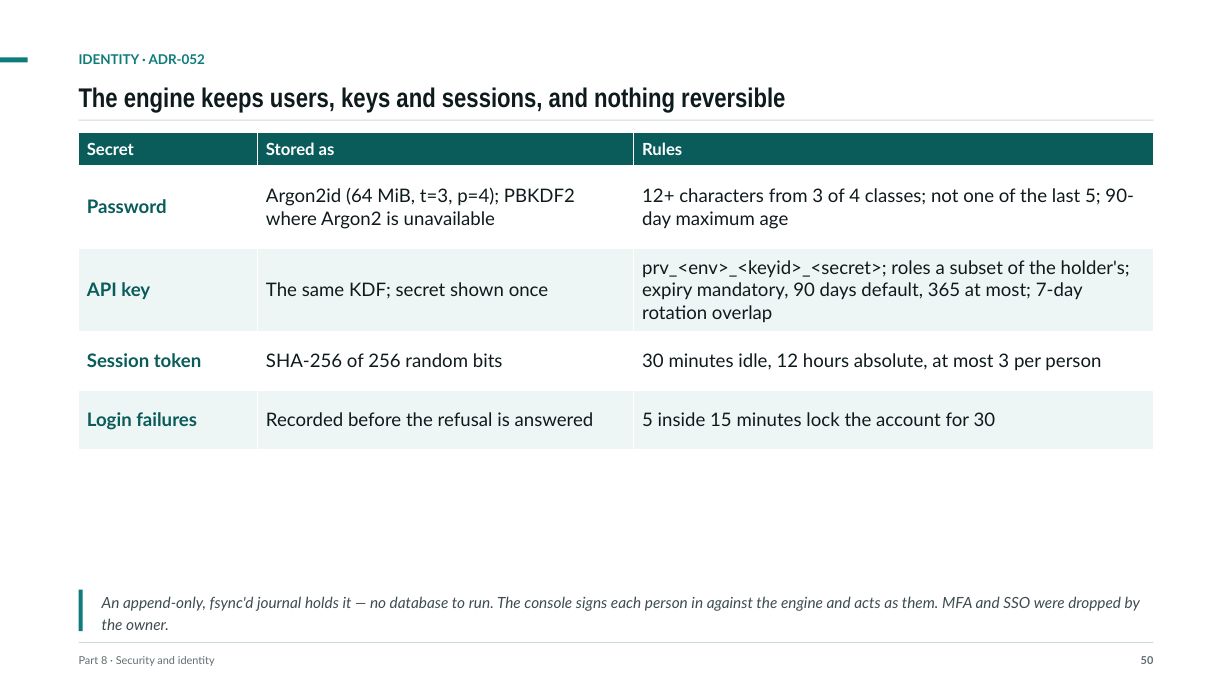
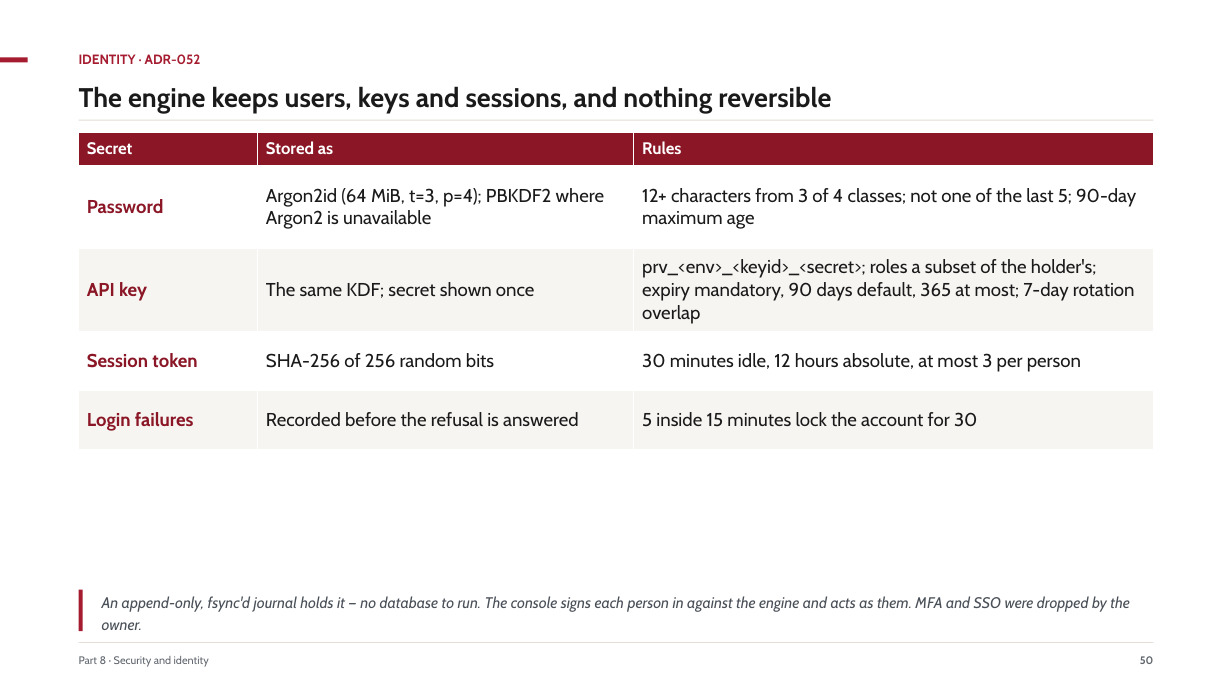
Before and after one commit to ajsinha/pravaha, a slide deck: slide 50 of docs/Pravaha-Continuous-SQL-Engine-Design-and-Evidence.pptx. Drawn at 1232x693 pixels with LibreOffice and Linux fonts; fonts in the diff are those of the drawing. Boxes give left, top, right and bottom in pixels: in the first picture for what was removed or moved away, otherwise in the second. Text is boxed around its words. In the diff, an @@ line names an element or a change of style, - is before the commit and + after.

Commit message:
Crimson is the brand: the deck, the brand guide and the mark follow the console
The owner's choice (2026-09-28). The deck is rebuilt in the console's crimson and Source
faces (audit clean, 75 slides); brand/README.md and logo, mark and favicon SVGs move from
verdigris to crimson. ARCHITECTURE no longer calls lane sharing off by default.

```diff
--- a/docs/Pravaha-Continuous-SQL-Engine-Design-and-Evidence.pptx
+++ b/docs/Pravaha-Continuous-SQL-Engine-Design-and-Evidence.pptx
@@ rectangle at [0, 57, 28, 63]: fill #0E7C7B to #A51C30 @@
@@ text "IDENTITY · ADR-052" at [79, 54, 201, 64]: font Lato to Cabin, text colour #0E7C7B to #A51C30 @@
@@ text "The engine keeps users, keys ..." at [79, 86, 831, 114]: font Arial Narrow to Cabin, text colour #0F1A1C to #1A1A1A @@
@@ table at [79, 133, 1153, 450] @@
@@ fill #0A5C5B to #8A1626 in row 1 @@
@@ fill #EEF6F5 to #F7F5F2 in 6 cells @@
@@ font Lato to Cabin @@
@@ text colour #0A5C5B to #8A1626 in "Password", "API key", "Session token", "Login failures" @@
@@ text colour #0F1A1C to #1A1A1A in "Argon2id (64 MiB, t=3, p=4); PBKDF2 where ...", "12+ characters from 3 of 4 classes; ...", "The same KDF; secret shown once", "prv_<env>_<keyid>_<secret>; roles a subset of the holder's; ..." and 4 more places @@
@@ rectangle at [79, 590, 82, 631]: fill #0E7C7B to #A51C30 @@
@@ text "An append-only, fsync'd journal holds ..." at [102, 596, 1129, 630]: font Lato to Cabin, text colour #3E4D50 to #4A5058 @@
@@ text "Part 8 · Security and ..." at [79, 656, 209, 666]: font Lato to Cabin, text colour #5F6E71 to #61666E @@
@@ rectangle at [79, 642, 1153, 643]: fill #CFDADA to #E3DED7 @@
@@ text "50" at [1140, 656, 1154, 664]: font Lato to Cabin, text colour #5F6E71 to #61666E @@
```
Also in this commit, not shown: 74 other slides changed, 10 other files.
